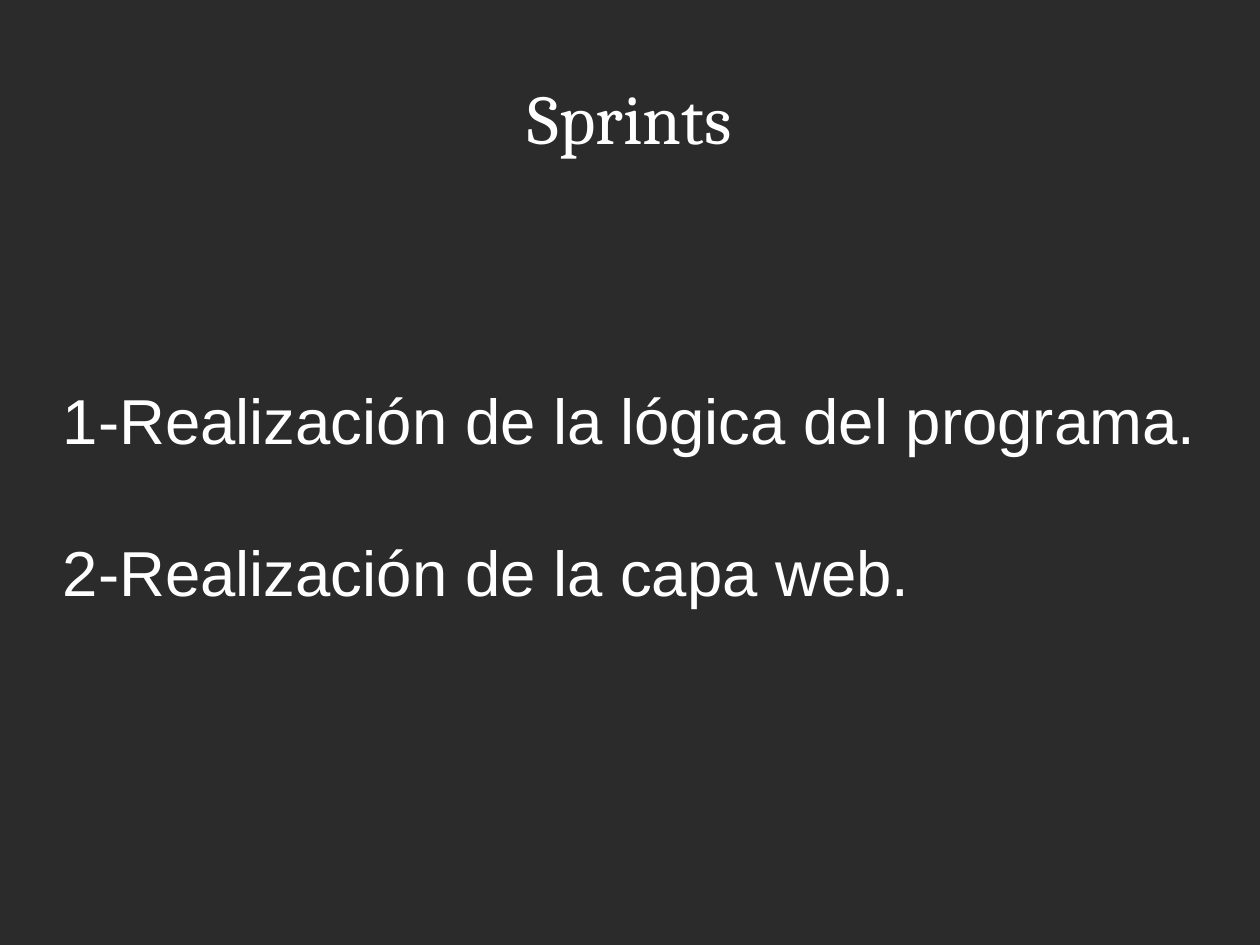
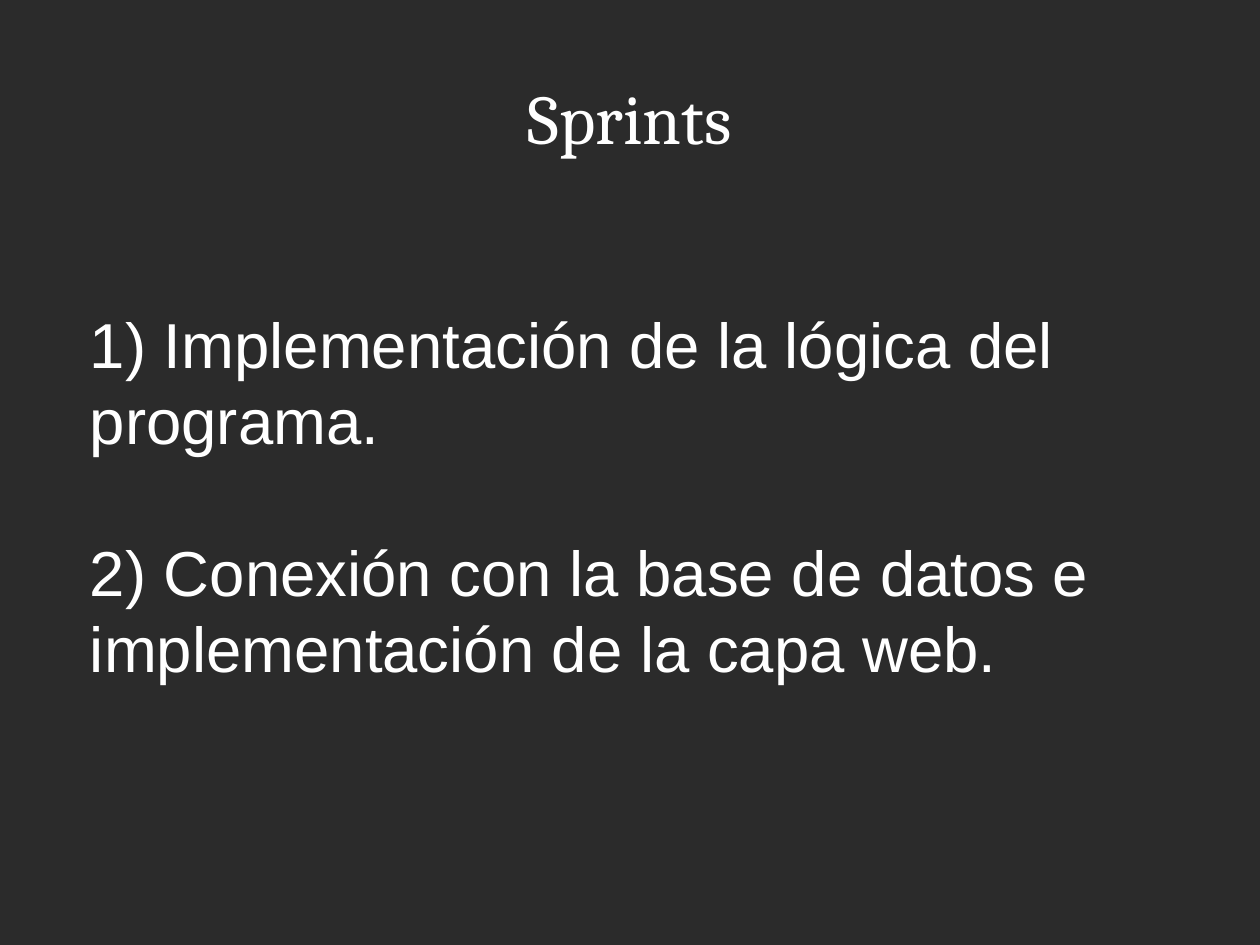
Before and after one commit to elisaboselli/TallerJavaScript, a slide deck: slide 5 of documents/presentacion.odp. Drawn at 1260x945 pixels with LibreOffice and Linux fonts; fonts in the diff are those of the drawing; background and template pictures are left out; a plain dark background stands for a picture behind light text. Boxes give left, top, right and bottom in pixels: in the first picture for what was removed or moved away, otherwise in the second. Text is boxed around its words. In the diff, an @@ line names an element or a change of style, - is before the commit and + after.

```diff
--- a/documents/presentacion.odp
+++ b/documents/presentacion.odp
@@ subtitle at [90,321,1088,684]: text changed @@
-1-Realización de la lógica del programa.
-2-Realización de la capa web.
+1) Implementación de la lógica del programa.
+2) Conexión con la base de datos e implementación de la capa web.
```
Also in this commit, not shown: 10 other slides changed, 7 other files.
